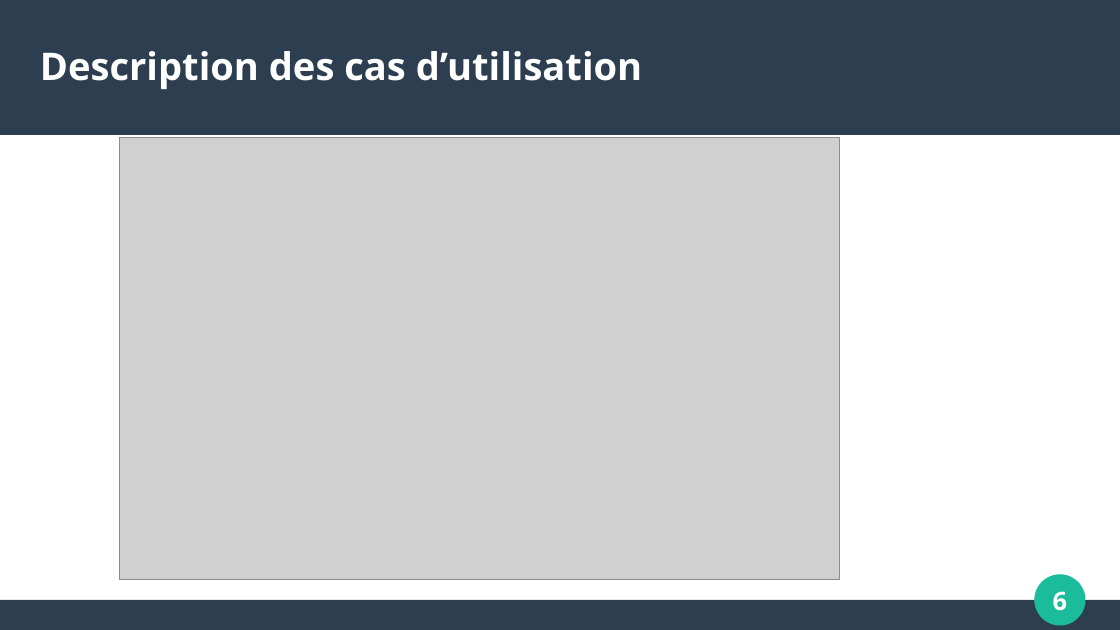
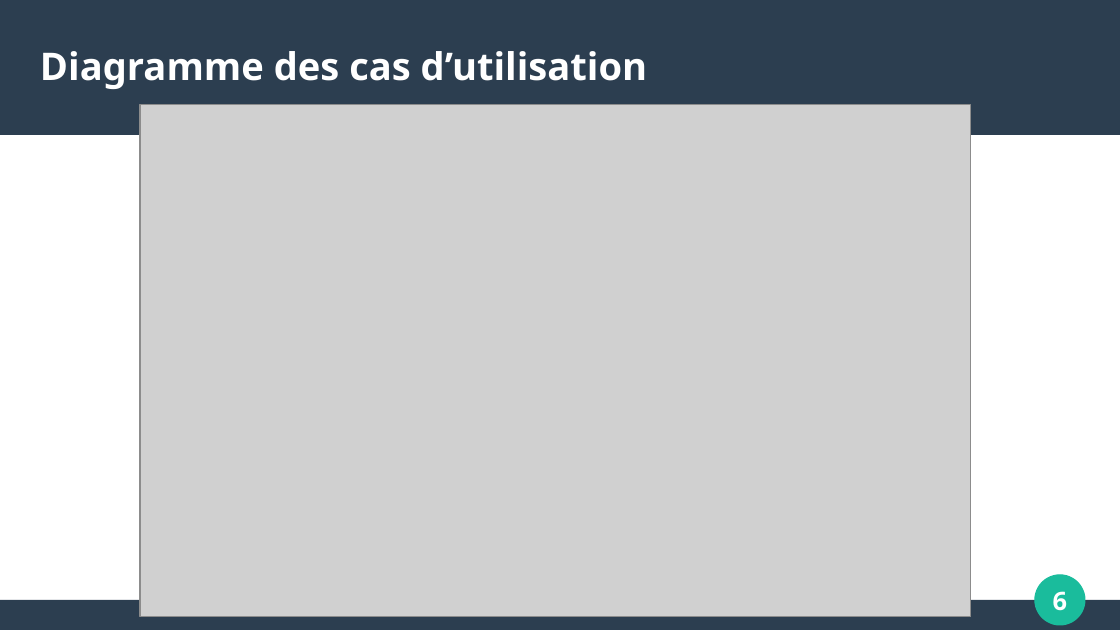
Before and after one commit to JulienGasparDeBarros/Automatisation-Inventaire, a slide deck: slide 6 of Etudiant 1/diapo revue 1.odp. Drawn at 1120x630 pixels with LibreOffice and Linux fonts; fonts in the diff are those of the drawing; grey boxes stand for pictures. Boxes give left, top, right and bottom in pixels: in the first picture for what was removed or moved away, otherwise in the second. Text is boxed around its words. In the diff, an @@ line names an element or a change of style, - is before the commit and + after.

```diff
--- a/Etudiant 1/diapo revue 1.odp
+++ b/Etudiant 1/diapo revue 1.odp
@@ title at (40,51,647,89): text changed @@
-Description des cas d’utilisation
+Diagramme des cas d’utilisation
@@ picture: place and size @@
-picture at (120,137,841,580)
+picture at (140,105,971,617)
```
Also in this commit, not shown: 2 other slides changed, 3 slides added, 3 slides removed.
